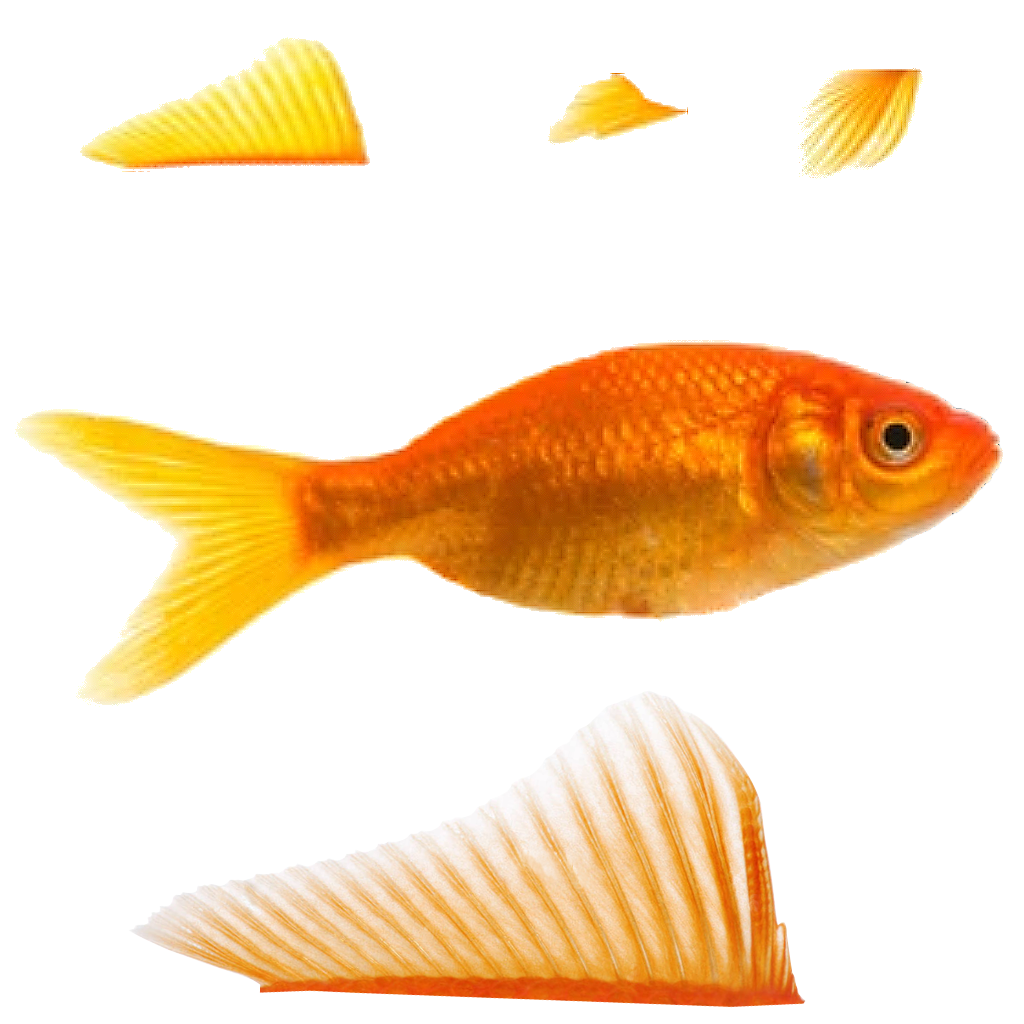
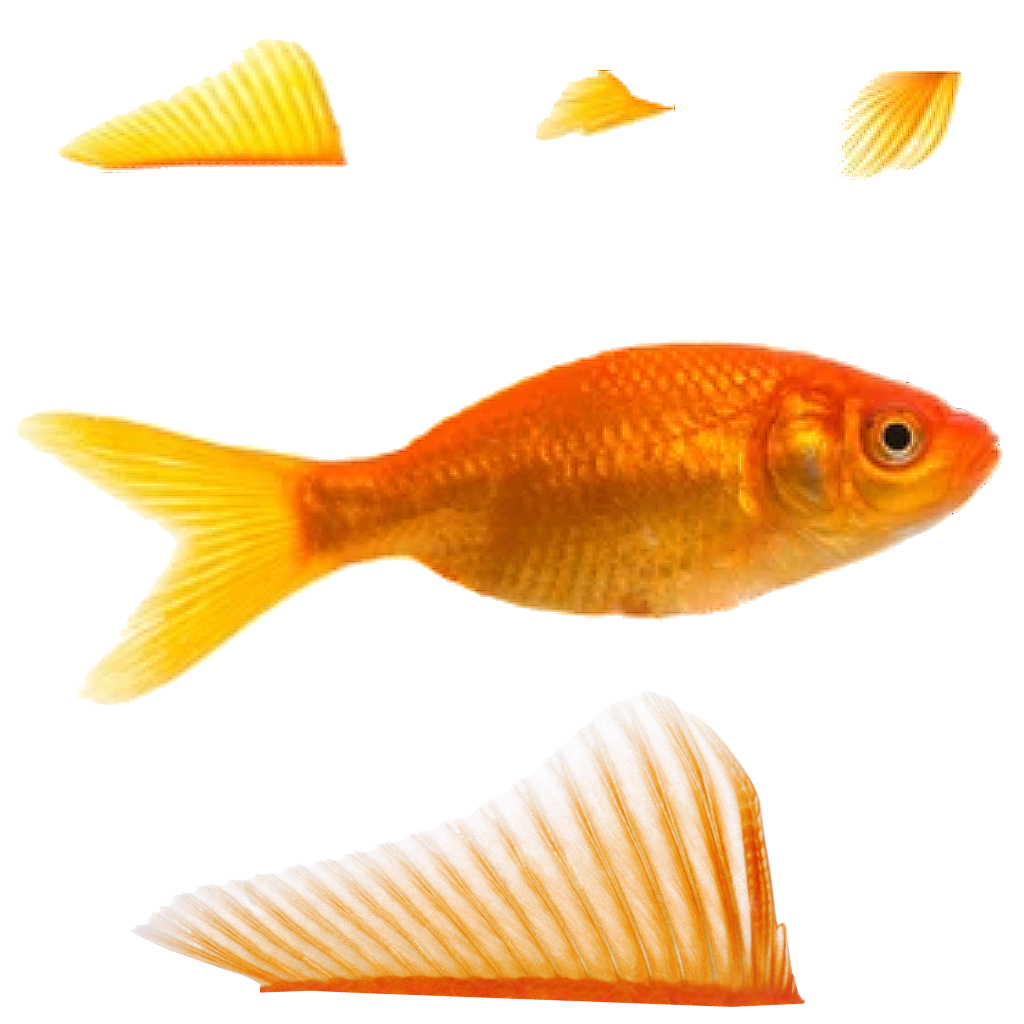
Layered file, before and after one edit (1024 × 1024). Changes by layer:
painted on "Layer 2" over [150, 697, 756, 960]
added layer "Layer 3" above "Layer 4" over [58, 38, 348, 173]
added layer "Layer 4" above "Layer 5" over [535, 70, 675, 142]
added layer "Layer 5" above "Layer 0" over [838, 70, 963, 181]
painted on "Layer 0" over [80, 37, 923, 179]
